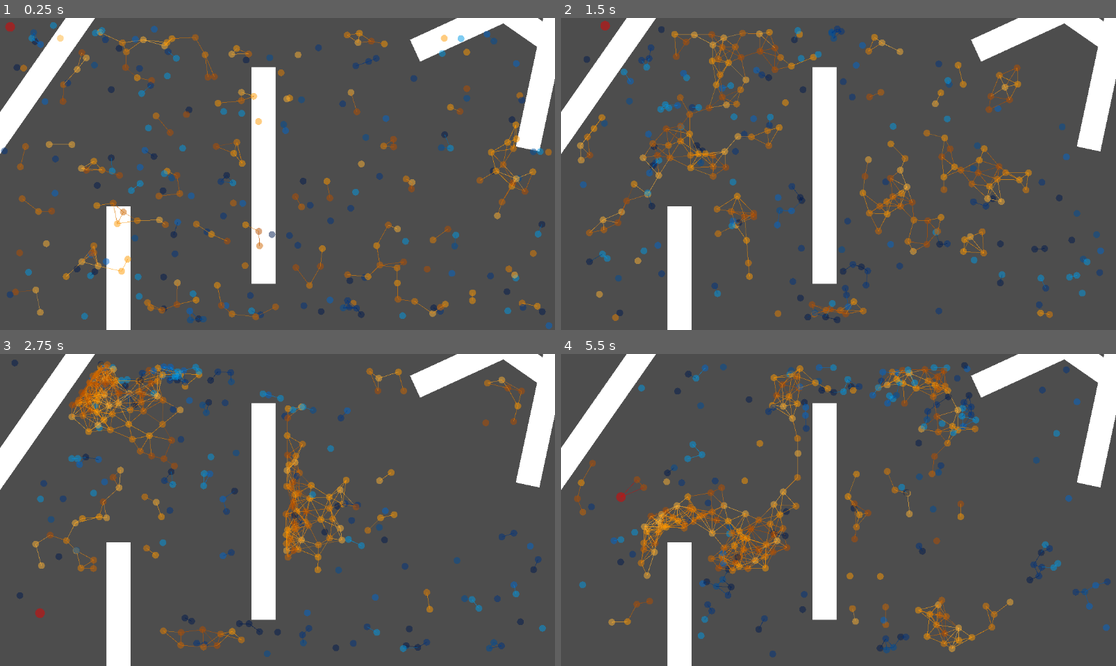
Above: before the commit, frames 1-4 (two rows, left to right).
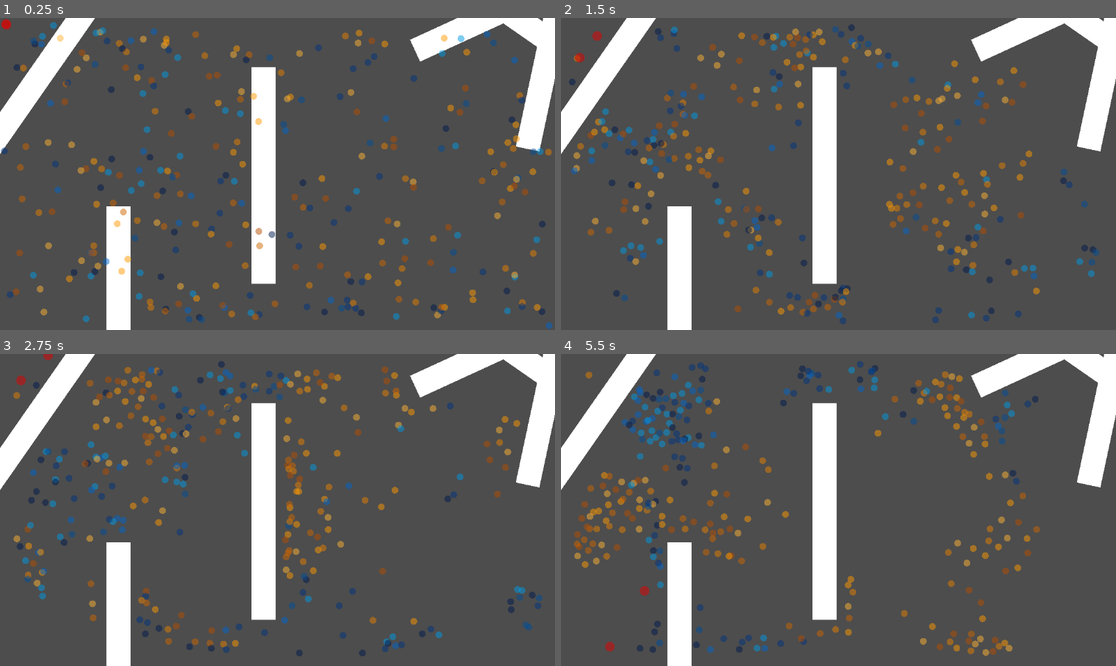
Above: after the commit, the same moments.

Repository: joesobo/EcoSystem
Game: Godot game, scene res://scenes/multiFish.tscn
Same seed, same stepped clock (60 frames per second), same inputs: the game is played once before the commit and once after it.
Inputs:
- Up to frame 1 (0.25 s): no input
- Up to frame 2 (1.5 s): no input
- Up to frame 3 (2.75 s): no input
- Up to frame 4 (5.5 s): no input

The runs differ from the first frame. In frame 1, 4.4% of the frame differs, in the area x 0-100%, y 0-100%; in frame 2, 12%; in frame 3, 12%; in frame 4, 13%, in the area x 2-99%, y 2-98%.

Commit message:
this shit lookin good gd

Diff:
--- a/project.godot
+++ b/project.godot
@@ -22,3 +22,10 @@
 [dotnet]
 
 project/assembly_name="EcoSystem"
+
+[layer_names]
+
+2d_physics/layer_1="Walls"
+2d_physics/layer_2="BlueFish"
+2d_physics/layer_3="OrangeFish"
+2d_physics/layer_4="Predator"
--- a/scenes/fish.tscn
+++ b/scenes/fish.tscn
@@ -6,9 +6,13 @@
 
 [sub_resource type="CanvasTexture" id="CanvasTexture_huqkc"]
 
-[sub_resource type="CircleShape2D" id="CircleShape2D_k81i3"]
+[sub_resource type="CircleShape2D" id="CircleShape2D_jj1at"]
+
+[sub_resource type="CircleShape2D" id="CircleShape2D_is660"]
 
 [node name="Fish" type="RigidBody2D"]
+collision_layer = 2
+collision_mask = 0
 gravity_scale = 0.0
 lock_rotation = true
 script = ExtResource("1_avtcq")
@@ -18,11 +22,8 @@
 attractionForce = 0.0
 viewAngle = 360
 
-[node name="CollisionShape2D" type="CollisionShape2D" parent="."]
-visible = false
-position = Vector2(5, 5)
+[node name="BodyCollider" type="CollisionShape2D" parent="."]
 shape = SubResource("CircleShape2D_o34bt")
-disabled = true
 
 [node name="Sprite2D" type="Sprite2D" parent="."]
 visible = false
@@ -30,7 +31,15 @@
 scale = Vector2(10, 10)
 texture = SubResource("CanvasTexture_huqkc")
 
-[node name="Area2D" type="Area2D" parent="."]
+[node name="SiteArea" type="Area2D" parent="."]
+collision_layer = 0
+collision_mask = 10
 
-[node name="CollisionShape2D" type="CollisionShape2D" parent="Area2D"]
-shape = SubResource("CircleShape2D_k81i3")
+[node name="CollisionShape2D" type="CollisionShape2D" parent="SiteArea"]
+shape = SubResource("CircleShape2D_jj1at")
+
+[node name="AvoidArea" type="Area2D" parent="."]
+collision_layer = 0
+
+[node name="CollisionShape2D" type="CollisionShape2D" parent="AvoidArea"]
+shape = SubResource("CircleShape2D_is660")
--- a/scenes/multiFish.tscn
+++ b/scenes/multiFish.tscn
@@ -14,11 +14,13 @@
 script = ExtResource("1_qq4p2")
 fishCount = 300
 fishScenes = Array[PackedScene]([ExtResource("2_cssk5"), ExtResource("3_fynnq")])
+predatorCount = 2
 predator = ExtResource("4_vv6sf")
 
 [node name="Obstacle" type="Area2D" parent="."]
 position = Vector2(547, 327)
 scale = Vector2(50, 450)
+collision_mask = 0
 
 [node name="CollisionShape2D" type="CollisionShape2D" parent="Obstacle"]
 shape = SubResource("RectangleShape2D_g4uut")
@@ -29,6 +31,7 @@
 [node name="Obstacle6" type="Area2D" parent="."]
 position = Vector2(246, 641)
 scale = Vector2(50, 500)
+collision_mask = 0
 
 [node name="CollisionShape2D" type="CollisionShape2D" parent="Obstacle6"]
 shape = SubResource("RectangleShape2D_g4uut")
@@ -40,6 +43,7 @@
 position = Vector2(58, 156)
 rotation = -2.53221
 scale = Vector2(50, 450)
+collision_mask = 0
 
 [node name="CollisionShape2D" type="CollisionShape2D" parent="Obstacle2"]
 shape = SubResource("RectangleShape2D_g4uut")
@@ -51,6 +55,7 @@
 position = Vector2(1142, 52)
 rotation = -2.93142
 scale = Vector2(50, 450)
+collision_mask = 0
 
 [node name="CollisionShape2D" type="CollisionShape2D" parent="Obstacle3"]
 shape = SubResource("RectangleShape2D_g4uut")
@@ -62,6 +67,7 @@
 position = Vector2(1066, -26)
 rotation = -2.00159
 scale = Vector2(50, 450)
+collision_mask = 0
 
 [node name="CollisionShape2D" type="CollisionShape2D" parent="Obstacle4"]
 shape = SubResource("RectangleShape2D_g4uut")
@@ -73,6 +79,7 @@
 position = Vector2(1114, 28.9999)
 rotation = -0.96283
 scale = Vector2(50, 450)
+collision_mask = 0
 
 [node name="CollisionShape2D" type="CollisionShape2D" parent="Obstacle5"]
 shape = SubResource("RectangleShape2D_g4uut")
--- a/scenes/orangeFish.tscn
+++ b/scenes/orangeFish.tscn
@@ -1,15 +1,18 @@
-[gd_scene load_steps=5 format=3 uid="uid://yc35bijsp2iy"]
+[gd_scene load_steps=6 format=3 uid="uid://yc35bijsp2iy"]
 
 [ext_resource type="Script" path="res://scripts/Boid.gd" id="1_ycrld"]
 
-[sub_resource type="RectangleShape2D" id="RectangleShape2D_k5teq"]
-size = Vector2(1, 1)
+[sub_resource type="CircleShape2D" id="CircleShape2D_ahor8"]
 
 [sub_resource type="CanvasTexture" id="CanvasTexture_huqkc"]
 
-[sub_resource type="CircleShape2D" id="CircleShape2D_k81i3"]
+[sub_resource type="CircleShape2D" id="CircleShape2D_mvau8"]
+
+[sub_resource type="CircleShape2D" id="CircleShape2D_pncb7"]
 
 [node name="Fish" type="RigidBody2D"]
+collision_layer = 4
+collision_mask = 0
 gravity_scale = 0.0
 lock_rotation = true
 script = ExtResource("1_ycrld")
@@ -24,12 +27,8 @@
 color_palette = [Color(1, 0.6, 0, 1), Color(1, 0.7, 0.2, 1), Color(0.9, 0.5, 0, 1), Color(0.8, 0.4, 0, 1), Color(0.7, 0.3, 0, 1)]
 type = "Orange"
 
-[node name="CollisionShape2D" type="CollisionShape2D" parent="."]
-visible = false
-position = Vector2(5, 5)
-scale = Vector2(10, 10)
-shape = SubResource("RectangleShape2D_k5teq")
-disabled = true
+[node name="BodyCollider" type="CollisionShape2D" parent="."]
+shape = SubResource("CircleShape2D_ahor8")
 
 [node name="Sprite2D" type="Sprite2D" parent="."]
 visible = false
@@ -37,7 +36,15 @@
 scale = Vector2(10, 10)
 texture = SubResource("CanvasTexture_huqkc")
 
-[node name="Area2D" type="Area2D" parent="."]
+[node name="SiteArea" type="Area2D" parent="."]
+collision_layer = 0
+collision_mask = 12
 
-[node name="CollisionShape2D" type="CollisionShape2D" parent="Area2D"]
-shape = SubResource("CircleShape2D_k81i3")
+[node name="CollisionShape2D" type="CollisionShape2D" parent="SiteArea"]
+shape = SubResource("CircleShape2D_mvau8")
+
+[node name="AvoidArea" type="Area2D" parent="."]
+collision_layer = 0
+
+[node name="CollisionShape2D" type="CollisionShape2D" parent="AvoidArea"]
+shape = SubResource("CircleShape2D_pncb7")
--- a/scenes/predator.tscn
+++ b/scenes/predator.tscn
@@ -1,29 +1,27 @@
-[gd_scene load_steps=5 format=3 uid="uid://dvut7wtxxf61w"]
+[gd_scene load_steps=6 format=3 uid="uid://dvut7wtxxf61w"]
 
 [ext_resource type="Script" path="res://scripts/Predator.gd" id="1_2n0ov"]
 
-[sub_resource type="RectangleShape2D" id="RectangleShape2D_k5teq"]
-size = Vector2(1, 1)
+[sub_resource type="CircleShape2D" id="CircleShape2D_5a10l"]
 
 [sub_resource type="CanvasTexture" id="CanvasTexture_huqkc"]
 
-[sub_resource type="CircleShape2D" id="CircleShape2D_k81i3"]
+[sub_resource type="CircleShape2D" id="CircleShape2D_fxurr"]
+
+[sub_resource type="CircleShape2D" id="CircleShape2D_u6ahj"]
 
 [node name="Fish" type="RigidBody2D"]
+collision_layer = 8
+collision_mask = 0
 gravity_scale = 0.0
 lock_rotation = true
 script = ExtResource("1_2n0ov")
-maxSpeed = 200
 smellRange = 150
 cohesionForce = 0.1
 color_palette = [Color(0.8, 0, 0, 1), Color(0.9, 0, 0, 1)]
 
-[node name="CollisionShape2D" type="CollisionShape2D" parent="."]
-visible = false
-position = Vector2(5, 5)
-scale = Vector2(10, 10)
-shape = SubResource("RectangleShape2D_k5teq")
-disabled = true
+[node name="BodyCollider" type="CollisionShape2D" parent="."]
+shape = SubResource("CircleShape2D_5a10l")
 
 [node name="Sprite2D" type="Sprite2D" parent="."]
 visible = false
@@ -31,7 +29,18 @@
 scale = Vector2(10, 10)
 texture = SubResource("CanvasTexture_huqkc")
 
-[node name="Area2D" type="Area2D" parent="."]
+[node name="SiteArea" type="Area2D" parent="."]
+modulate = Color(0.0509804, 1, 0, 1)
+collision_layer = 0
+collision_mask = 6
 
-[node name="CollisionShape2D" type="CollisionShape2D" parent="Area2D"]
-shape = SubResource("CircleShape2D_k81i3")
+[node name="CollisionShape2D" type="CollisionShape2D" parent="SiteArea"]
+shape = SubResource("CircleShape2D_fxurr")
+
+[node name="AvoidArea" type="Area2D" parent="."]
+modulate = Color(1, 0, 0, 1)
+light_mask = 0
+collision_layer = 0
+
+[node name="CollisionShape2D" type="CollisionShape2D" parent="AvoidArea"]
+shape = SubResource("CircleShape2D_u6ahj")
--- a/scripts/Boid.gd
+++ b/scripts/Boid.gd
@@ -35,8 +35,10 @@
 var debug_point_radius = 7.0
 var debug_point_color
 
-var area2D: Area2D
-var collision_shape: CollisionShape2D
+var siteArea: Area2D
+var siteCollisionShape: CollisionShape2D
+var avoidArea: Area2D
+var avoidCollisionShape: CollisionShape2D
 
 func _ready():
 	randomize()
@@ -44,12 +46,19 @@
 	viewport_rect = get_viewport_rect()
 	attractionPoint = viewport_rect.position + viewport_rect.size / 2
 
-	area2D = get_child(2)
-	area2D.connect("area_entered", _on_Area2D_area_entered)
-	area2D.connect("area_exited", _on_Area2D_area_exited)
-
-	collision_shape = area2D.get_child(0)
-	collision_shape.shape.radius = avoidRadius
+	siteArea = get_child(2)
+	siteCollisionShape = siteArea.get_child(0)
+	siteCollisionShape.shape.radius = visualRange
+
+	siteArea.connect("body_entered", _on_Area2D_site_body_entered)
+	siteArea.connect("body_exited", _on_Area2D_site_body_exited)
+
+	avoidArea = get_child(3)
+	avoidCollisionShape = avoidArea.get_child(0)
+	avoidCollisionShape.shape.radius = avoidRadius
+
+	avoidArea.connect("area_entered", _on_Area2D_avoid_area_entered)
+	avoidArea.connect("area_exited", _on_Area2D_avoid_area_exited)
 
 	speed = randf_range(maxSpeed / 2, maxSpeed)
 	velocity = randomVelocity()
@@ -59,6 +68,9 @@
 
 func _draw():
 	draw_circle(Vector2.ZERO, debug_point_radius, debug_point_color)
+
+	# var sightColor = Color(0.0, 1.0, 0.0, 0.5)
+	# draw_circle(Vector2.ZERO, visualRange, sightColor)
 
 	# Draw vision cone
 	# drawCone()
@@ -71,8 +83,8 @@
 	# Draw flockmate connections
 	var lineColor = Color.BLACK
 	lineColor.a = 0.5
-	for flockMate in flock:
-		draw_line(Vector2.ZERO, flockMate.global_position - global_position, debug_point_color, 1)
+	# for flockMate in flock:
+	# 	draw_line(Vector2.ZERO, flockMate.global_position - global_position, debug_point_color, 1)
 
 func drawCone():
 	var points: Array = []
@@ -94,42 +106,45 @@
 
 	# Draw vision area
 	points.insert(0, Vector2(0, 0))
-	draw_colored_polygon(points, Color(1, 1, 1, 0.4))
-
-func _on_Area2D_area_entered(area):
-	if area.get_parent() is RigidBody2D && area != self && inVisionCone(area.global_position):
-		if area.get_parent().type == type && area not in flock:
-			flock.append(area.get_parent())
-
-	if area.get_parent() is RigidBody2D && area != self && area.get_parent().type == 'Predator' && area not in predators && global_position.distance_to(position) < visualRange:
-		predators.append(area.get_parent())
-
+	draw_colored_polygon(points, Color(1, 1, 1, 0.2))
+
+func _on_Area2D_site_body_entered(body):
+	if body != self && inVisionCone(body.global_position) && body.type == type && body not in flock:
+		flock.append(body)
+
+	if body != self && body.type == 'Predator' && body not in predators:
+		predators.append(body)
+
+func _on_Area2D_site_body_exited(body):
+	if body in flock:
+		flock.erase(body)
+	elif body in predators:
+		predators.erase(body)
+
+func _on_Area2D_avoid_area_entered(area):
 	if area not in obstacles && "Obstacle" in area.name:
 		obstacles.append(area)
 
-func _on_Area2D_area_exited(area):
-	if area.get_parent() in flock:
-		flock.erase(area.get_parent())
-	if area.get_parent() in predators:
-		predators.erase(area.get_parent())
+func _on_Area2D_avoid_area_exited(area):
 	if area in obstacles:
 		obstacles.erase(area)
 
-func inVisionCone(position):
+func inVisionCone(pos):
 	var direction_angle = atan2(velocity.y, velocity.x)
-	var angle = global_position.direction_to(position).angle()
+	var angle = global_position.direction_to(pos).angle()
 	var angle_difference = abs(angle - direction_angle)
 
 	var isInAngle = angle_difference < deg_to_rad(viewAngle)
 
-	var isInRange = global_position.distance_to(position) < visualRange
-
-	return isInAngle && isInRange
+	return isInAngle
 
 func _physics_process(delta):
 	var newVelocity = velocity
 
-	if predators.size() > 0:
+	if inAvoidRange():
+		newVelocity += borderForce()
+		newVelocity += obstacleForce()
+	elif predators.size() > 0:
 		newVelocity += predatorForce()
 	else:
 		newVelocity += randomVelocity() * randomForce
@@ -138,9 +153,6 @@
 		newVelocity += cohesion() * cohesionForce
 		newVelocity += (attractionPoint - global_position) * attractionForce
 
-	newVelocity += borderForce()
-	newVelocity += obstacleForce()
-
 	velocity = velocity.lerp(newVelocity, turnSpeed)
 	velocity = velocity.normalized() * min(velocity.length(), speed)
 
@@ -189,8 +201,7 @@
 func randomVelocity():
 	return Vector2(randf_range(-1, 1), randf_range(-1, 1)).normalized() * speed
 
-func borderForce():
-	var borderVelocity = Vector2()
+func inAvoidRange():
 	var margin = 10
 
 	var distance_to_left_border = global_position.x - (viewport_rect.position.x + margin)
@@ -198,21 +209,32 @@
 	var distance_to_top_border = global_position.y - (viewport_rect.position.y + margin)
 	var distance_to_bottom_border = (viewport_rect.position.y + viewport_rect.size.y - margin) - global_position.y
 
+	return obstacles.size() > 0 || distance_to_left_border < avoidRadius || distance_to_right_border < avoidRadius || distance_to_top_border < avoidRadius || distance_to_bottom_border < avoidRadius
+
+func borderForce():
+	var borderVelocity = Vector2()
+	var margin = 10
+
+	var distance_to_left_border = global_position.x - (viewport_rect.position.x + margin)
+	var distance_to_right_border = (viewport_rect.position.x + viewport_rect.size.x - margin) - global_position.x
+	var distance_to_top_border = global_position.y - (viewport_rect.position.y + margin)
+	var distance_to_bottom_border = (viewport_rect.position.y + viewport_rect.size.y - margin) - global_position.y
+
 	if distance_to_left_border < avoidRadius:
-		borderVelocity.x = ((avoidRadius - distance_to_left_border) / avoidRadius) * maxSpeed
+		borderVelocity.x = ((avoidRadius - distance_to_left_border) / avoidRadius)
 	elif distance_to_right_border < avoidRadius:
-		borderVelocity.x = (-(avoidRadius - distance_to_right_border) / avoidRadius) * maxSpeed
+		borderVelocity.x = (-(avoidRadius - distance_to_right_border) / avoidRadius)
 
 	if distance_to_top_border < avoidRadius:
-		borderVelocity.y = ((avoidRadius - distance_to_top_border) / avoidRadius) * maxSpeed
+		borderVelocity.y = ((avoidRadius - distance_to_top_border) / avoidRadius)
 	elif distance_to_bottom_border < avoidRadius:
-		borderVelocity.y = (-(avoidRadius - distance_to_bottom_border) / avoidRadius) * maxSpeed
-
-	return borderVelocity
+		borderVelocity.y = (-(avoidRadius - distance_to_bottom_border) / avoidRadius)
+
+	return borderVelocity * maxSpeed
 
 func obstacleForce():
 	var avoidVelocity = Vector2()
-	var area2D_position = area2D.global_position
+	var area2D_position = avoidArea.global_position
 
 	for area in obstacles:
 		var distance = area.global_position.distance_to(area2D_position)
--- a/scripts/FishManager.gd
+++ b/scripts/FishManager.gd
@@ -2,6 +2,7 @@
 
 @export var fishCount = 100
 @export var fishScenes: Array[PackedScene] = []
+@export var predatorCount = 1
 @export var predator: PackedScene
 
 var viewport_rect
@@ -12,8 +13,9 @@
 	for i in range(fishCount):
 		spawn_fish()
 
-	var predatorInstance = predator.instantiate()
-	add_child(predatorInstance)
+	for i in range(predatorCount):
+		var predatorInstance = predator.instantiate()
+		add_child(predatorInstance)
 
 func spawn_fish():
 	if fishScenes.size() == 0:
--- a/scripts/Predator.gd
+++ b/scripts/Predator.gd
@@ -30,20 +30,29 @@
 var debug_point_radius = 10.0
 var debug_point_color
 
-var area2D: Area2D
-var collision_shape: CollisionShape2D
+var siteArea: Area2D
+var siteCollisionShape: CollisionShape2D
+var avoidArea: Area2D
+var avoidCollisionShape: CollisionShape2D
 
 func _ready():
 	randomize()
 
 	viewport_rect = get_viewport_rect()
 
-	area2D = get_child(2)
-	area2D.connect("area_entered", _on_Area2D_area_entered)
-	area2D.connect("area_exited", _on_Area2D_area_exited)
-
-	collision_shape = area2D.get_child(0)
-	collision_shape.shape.radius = avoidRadius
+	siteArea = get_child(2)
+	siteCollisionShape = siteArea.get_child(0)
+	siteCollisionShape.shape.radius = smellRange
+
+	siteArea.connect("body_entered", _on_Area2D_site_body_entered)
+	siteArea.connect("body_exited", _on_Area2D_site_body_exited)
+
+	avoidArea = get_child(3)
+	avoidCollisionShape = avoidArea.get_child(0)
+	avoidCollisionShape.shape.radius = avoidRadius
+
+	avoidArea.connect("area_entered", _on_Area2D_avoid_area_entered)
+	avoidArea.connect("area_exited", _on_Area2D_avoid_area_exited)
 
 	speed = randf_range(maxSpeed / 2, maxSpeed)
 	velocity = randomVelocity()
@@ -53,6 +62,12 @@
 
 func _draw():
 	draw_circle(Vector2.ZERO, debug_point_radius, debug_point_color)
+
+	# var smellColor = Color(0.0, 1.0, 0.0, 0.5)
+	# draw_circle(Vector2.ZERO, smellRange, smellColor)
+
+	# var avoidColor = Color(1.0, 0.0, 0.0, 0.5)
+	# draw_circle(Vector2.ZERO, avoidRadius, avoidColor)
 
 	# Draw vision cone
 	# drawCone()
@@ -63,9 +78,11 @@
 	# Draw flockmate connections
 	var lineColor = Color.BLACK
 	lineColor.a = 0.5
-	for prey in preys:
-		if inVisionCone(prey.global_position):
-			draw_line(Vector2.ZERO, prey.global_position - global_position, debug_point_color, 1)
+	# for prey in preys:
+	# 	if inVisionCone(prey.global_position):
+	# 		draw_line(Vector2.ZERO, prey.global_position - global_position, debug_point_color, 1)
+		# else:
+		# 	draw_line(Vector2.ZERO, prey.global_position - global_position, lineColor, 1)
 
 func drawCone():
 	var points: Array = []
@@ -88,17 +105,21 @@
 	# Draw vision area
 	points.insert(0, Vector2(0, 0))
 	draw_colored_polygon(points, Color(1, 1, 1, 0.4))
-#inVisionCone(area.global_position)
-func _on_Area2D_area_entered(area):
-	if area.get_parent() is RigidBody2D && area != self and area not in preys && global_position.distance_to(position) < smellRange:
-		preys.append(area.get_parent())
-	elif area not in obstacles && "Obstacle" in area.name:
+
+func _on_Area2D_site_body_entered(body):
+	if body != self and body not in preys && body.type != 'Predator':
+		preys.append(body)
+
+func _on_Area2D_site_body_exited(body):
+	if body in preys:
+		preys.erase(body)
+
+func _on_Area2D_avoid_area_entered(area):
+	if area not in obstacles && "Obstacle" in area.name:
 		obstacles.append(area)
 
-func _on_Area2D_area_exited(area):
-	if area.get_parent() in preys:
-		preys.erase(area.get_parent())
-	elif area in obstacles:
+func _on_Area2D_avoid_area_exited(area):
+	if area in obstacles:
 		obstacles.erase(area)
 
 func inVisionCone(position):
@@ -115,15 +136,17 @@
 func _physics_process(delta):
 	var newVelocity = velocity
 
-	if preys.size() > 0:
-		newVelocity += preyForce()
+	var forceFromPrey = preyForce()
+
+	if inAvoidRange():
+		newVelocity += borderForce()
+		newVelocity += obstacleForce()
+	elif forceFromPrey != Vector2.ZERO:
+		newVelocity += forceFromPrey
 	else:
 		newVelocity += randomVelocity() * randomForce
 		newVelocity += cohesion() * cohesionForce
 
-	newVelocity += borderForce()
-	newVelocity += obstacleForce()
-
 	velocity = velocity.lerp(newVelocity, turnSpeed)
 	velocity = velocity.normalized() * min(velocity.length(), speed)
 
@@ -149,8 +172,7 @@
 func randomVelocity():
 	return Vector2(randf_range(-1, 1), randf_range(-1, 1)).normalized() * speed
 
-func borderForce():
-	var borderVelocity = Vector2()
+func inAvoidRange():
 	var margin = 10
 
 	var distance_to_left_border = global_position.x - (viewport_rect.position.x + margin)
@@ -158,33 +180,44 @@
 	var distance_to_top_border = global_position.y - (viewport_rect.position.y + margin)
 	var distance_to_bottom_border = (viewport_rect.position.y + viewport_rect.size.y - margin) - global_position.y
 
+	return obstacles.size() > 0 || distance_to_left_border < avoidRadius || distance_to_right_border < avoidRadius || distance_to_top_border < avoidRadius || distance_to_bottom_border < avoidRadius
+
+func borderForce():
+	var borderVelocity = Vector2()
+	var margin = 10
+
+	var distance_to_left_border = global_position.x - (viewport_rect.position.x + margin)
+	var distance_to_right_border = (viewport_rect.position.x + viewport_rect.size.x - margin) - global_position.x
+	var distance_to_top_border = global_position.y - (viewport_rect.position.y + margin)
+	var distance_to_bottom_border = (viewport_rect.position.y + viewport_rect.size.y - margin) - global_position.y
+
 	if distance_to_left_border < avoidRadius:
-		borderVelocity.x = ((avoidRadius - distance_to_left_border) / avoidRadius) * speed
+		borderVelocity.x = ((avoidRadius - distance_to_left_border) / avoidRadius)
 	elif distance_to_right_border < avoidRadius:
-		borderVelocity.x = (-(avoidRadius - distance_to_right_border) / avoidRadius) * speed
+		borderVelocity.x = (-(avoidRadius - distance_to_right_border) / avoidRadius)
 
 	if distance_to_top_border < avoidRadius:
-		borderVelocity.y = ((avoidRadius - distance_to_top_border) / avoidRadius) * speed
+		borderVelocity.y = ((avoidRadius - distance_to_top_border) / avoidRadius)
 	elif distance_to_bottom_border < avoidRadius:
-		borderVelocity.y = (-(avoidRadius - distance_to_bottom_border) / avoidRadius) * speed
-
-	return borderVelocity
+		borderVelocity.y = (-(avoidRadius - distance_to_bottom_border) / avoidRadius)
+
+	return borderVelocity * maxSpeed
 
 func obstacleForce():
 	var avoidVelocity = Vector2()
-	var area2D_position = area2D.global_position
+	var area2D_position = avoidArea.global_position
 
 	for area in obstacles:
 		var distance = area.global_position.distance_to(area2D_position)
 		var direction = (area.global_position - area2D_position).normalized()
-		var force = ((avoidRadius - distance) / avoidRadius) * speed
+		var force = ((avoidRadius - distance) / avoidRadius) * maxSpeed
 
 		avoidVelocity += direction * force
 
 	return avoidVelocity
 
 func preyForce():
-	var preyVelocity = Vector2()
+	var preyVelocity = Vector2.ZERO
 
 	for prey in preys:
 		if inVisionCone(prey.global_position):
Not shown: 1 places in scenes/fish.tscn that only renumber resources
